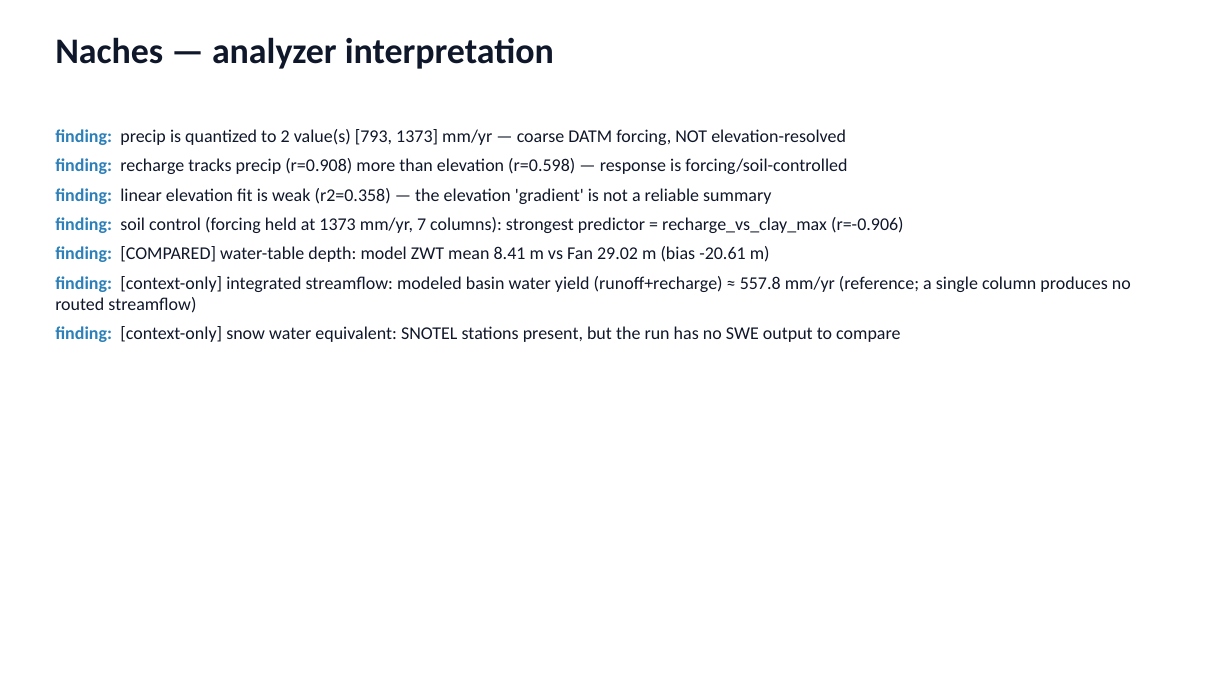
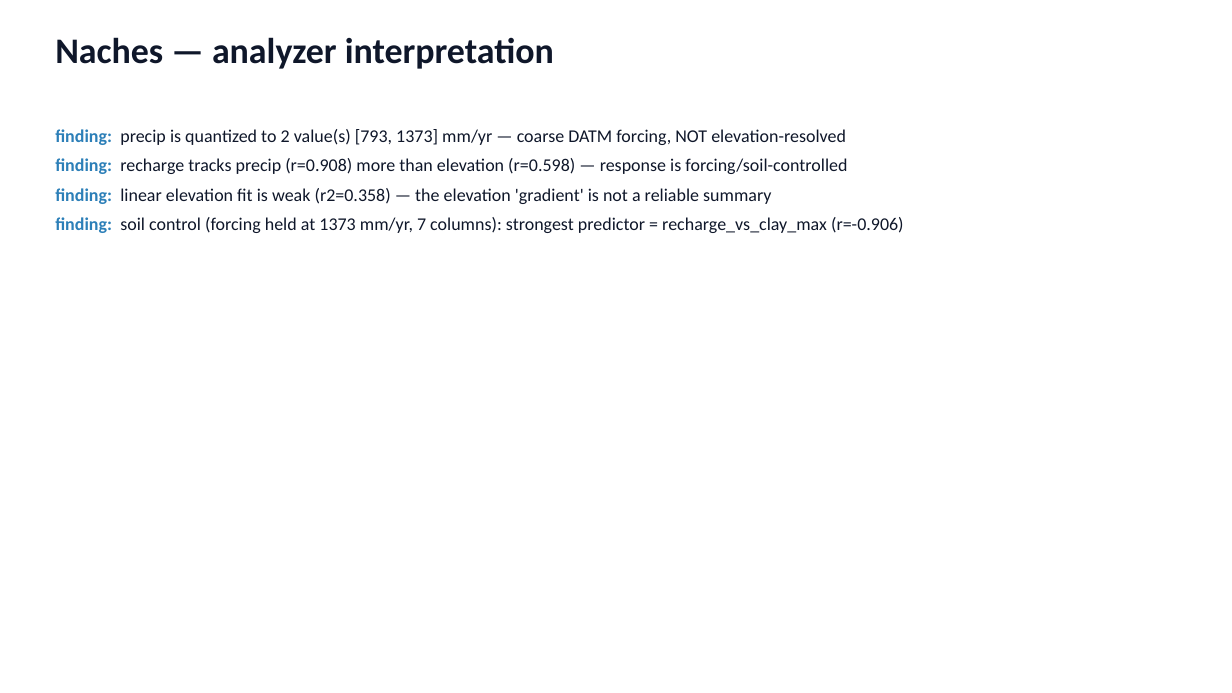
Before and after one commit to hoangtv1899/multi-agent-framework, a slide deck: slide 11 of docs/slides/story_20260702.pptx (slide 10 before the commit). Drawn at 1232x693 pixels with LibreOffice and Linux fonts; fonts in the diff are those of the drawing. Boxes give left, top, right and bottom in pixels: in the first picture for what was removed or moved away, otherwise in the second. Text is boxed around its words. In the diff, an @@ line names an element or a change of style, - is before the commit and + after.

```diff
--- a/docs/slides/story_20260702.pptx
+++ b/docs/slides/story_20260702.pptx
@@ text at [55,246,1131,342]: paragraphs removed @@
-finding: [COMPARED] water-table depth: model ZWT mean 8.41 m vs Fan 29.02 m (bias -20.61 m)
-finding: [context-only] integrated streamflow: modeled basin water yield (runoff+recharge) ≈ 557.8 mm/yr (reference; a single column produces no routed streamflow)
-finding: [context-only] snow water equivalent: SNOTEL stations present, but the run has no SWE output to compare
```
Also in this commit, not shown: 1 other slide changed, 3 slides added, 1 other file.
